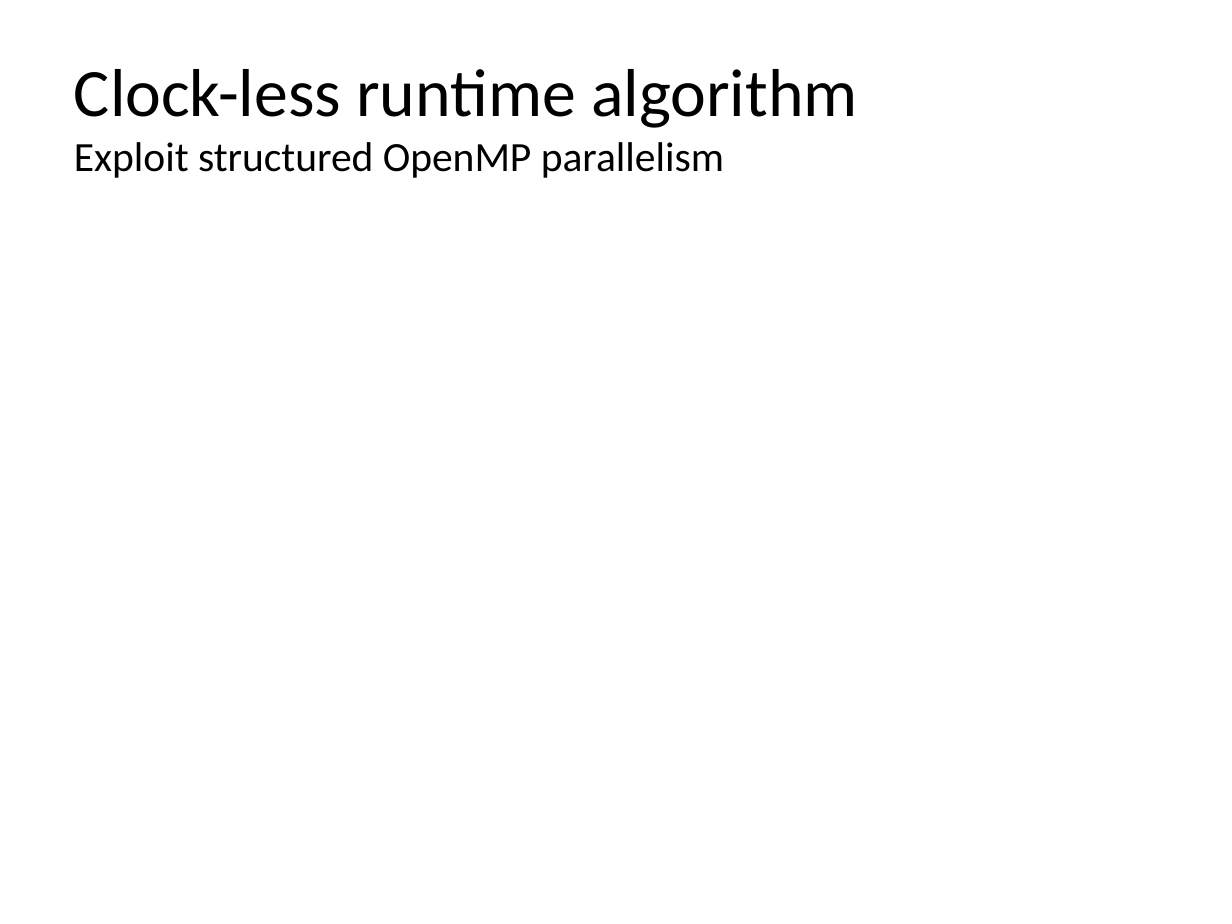
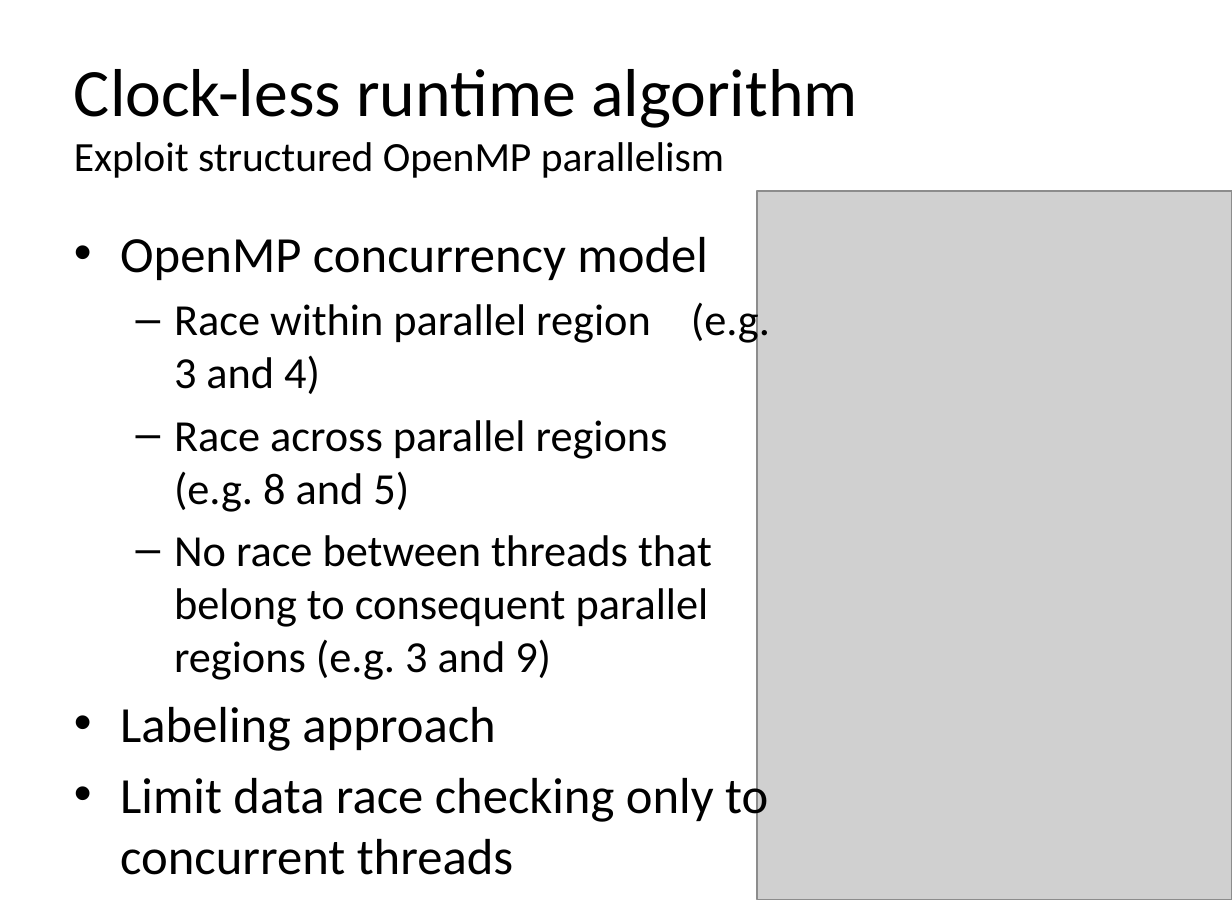
Before and after one commit to simoatze/oral_qualifier, a slide deck: slide 20 of presentation/presentation.pptx. Drawn at 1232x924 pixels with LibreOffice and Linux fonts; fonts in the diff are those of the drawing; grey boxes stand for pictures. Boxes give left, top, right and bottom in pixels: in the first picture for what was removed or moved away, otherwise in the second. Text is boxed around its words. In the diff, an @@ line names an element or a change of style, - is before the commit and + after.

```diff
--- a/presentation/presentation.pptx
+++ b/presentation/presentation.pptx
@@ picture added at (758,191,1232,899) @@
@@ text added at (120,237,770,825), 25.9 pt, text #000000 @@
+• OpenMP concurrency model
+  – Race within parallel region (e.g. 3 and 4)
+  – Race across parallel regions (e.g. 8 and 5)
+  – No race between threads that belong to consequent parallel regions (e.g. 3 and 9)
+• Labeling approach
+• Limit data race checking only to concurrent threads
```
Also in this commit, not shown: 1 other slide changed, 2 slides added, 1 other file.
